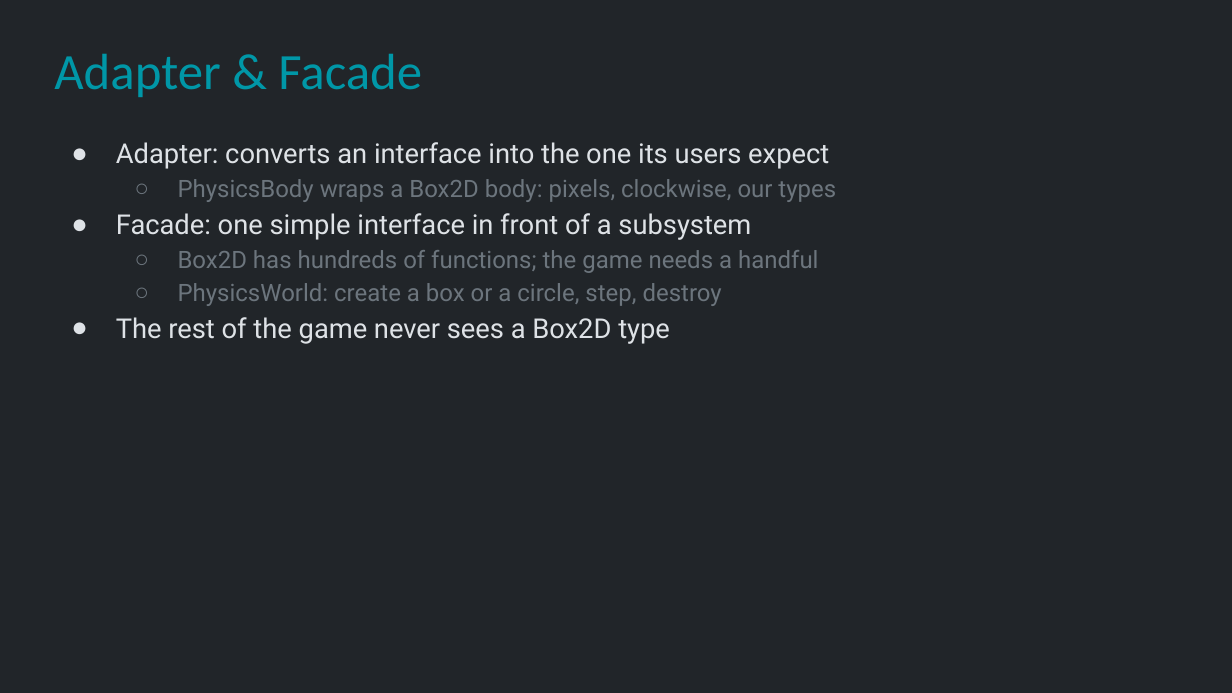
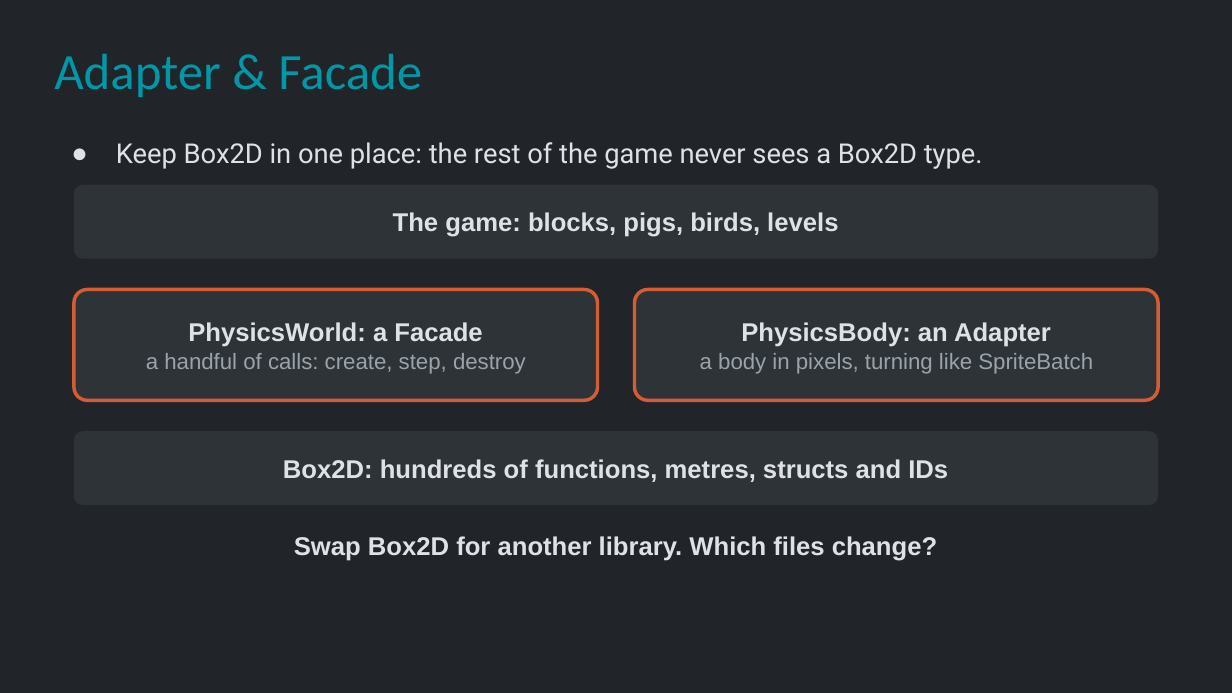
Before and after one commit to Metamate/gar, a slide deck: slide 9 of slides/07 Angry Birds.pptx. Drawn at 1232x693 pixels with LibreOffice and Linux fonts; fonts in the diff are those of the drawing. Boxes give left, top, right and bottom in pixels: in the first picture for what was removed or moved away, otherwise in the second. Text is boxed around its words. In the diff, an @@ line names an element or a change of style, - is before the commit and + after.

```diff
--- a/slides/07 Angry Birds.pptx
+++ b/slides/07 Angry Birds.pptx
@@ text at [116,142,983,169]: text changed; size 14 to 16 pt; text colour #6C757D to #DEE2E6 @@
-● Adapter: converts an interface into the one its users expect
-  ○ PhysicsBody wraps a Box2D body: pixels, clockwise, our types
-● Facade: one simple interface in front of a subsystem
-  ○ Box2D has hundreds of functions; the game needs a handful
-  ○ PhysicsWorld: create a box or a circle, step, destroy
-● The rest of the game never sees a Box2D type
+● Keep Box2D in one place: the rest of the game never sees a Box2D type.
@@ rounded rectangle added at [74,185,1158,259], fill #2E3338, 15 pt, text #DEE2E6, bold @@
+The game: blocks, pigs, birds, levels
@@ rounded rectangle added at [74,290,598,400], fill #2E3338, outline #D45D35 2 pt, 13 pt, text #9AA3AB @@
+PhysicsWorld: a Facade
+a handful of calls: create, step, destroy
@@ rounded rectangle added at [634,290,1158,400], fill #2E3338, outline #D45D35 2 pt, 13 pt, text #9AA3AB @@
+PhysicsBody: an Adapter
+a body in pixels, turning like SpriteBatch
@@ rounded rectangle added at [74,431,1158,505], fill #2E3338, 15 pt, text #DEE2E6, bold @@
+Box2D: hundreds of functions, metres, structs and IDs
@@ text added at [294,536,937,561], 15 pt, text #DEE2E6, bold @@
+Swap Box2D for another library. Which files change?
```
Also in this commit, not shown: 5 other slides changed, 1 slide added.
